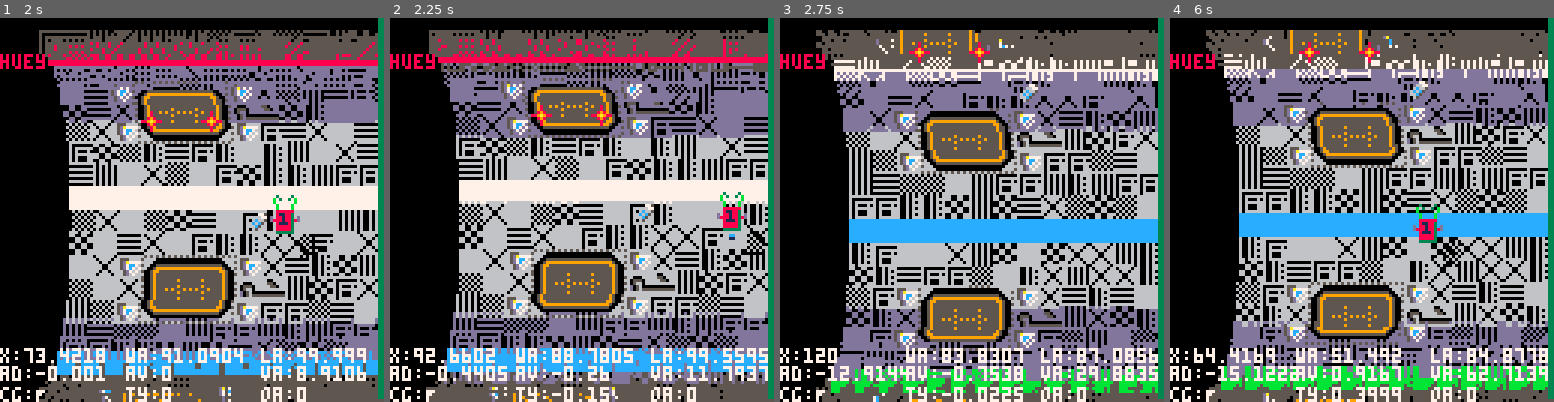
Above: before the commit, frames 1-4 (left to right).
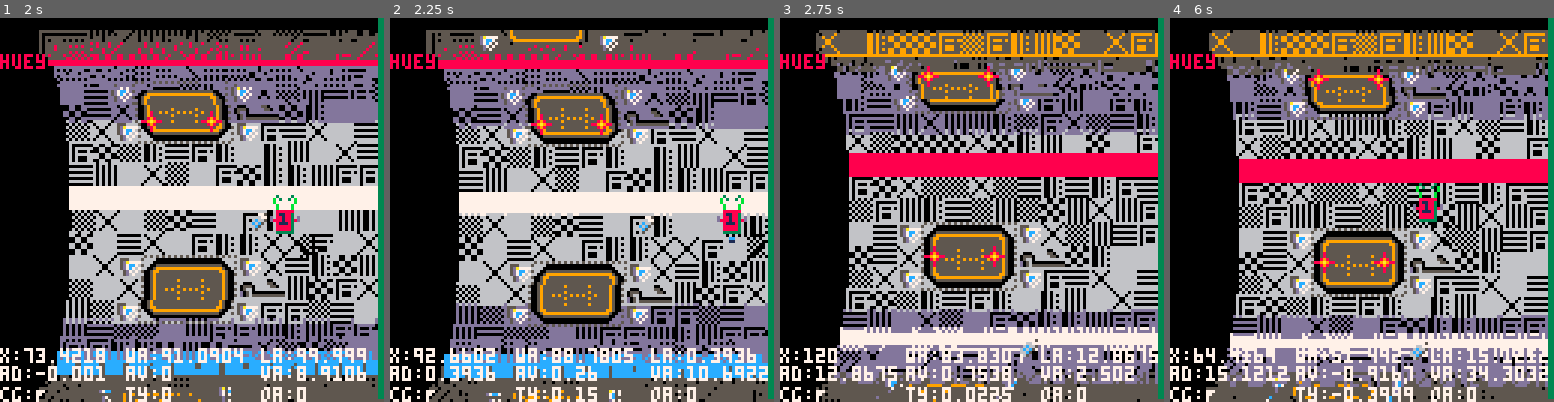
Above: after the commit, the same moments.

Repository: wstephenson/pico8-statlimp
Game: PICO-8 cartridge sl.p8
Two runs of this game, one before a commit and one after it. Both use one fixed random seed, a clock stepped at 60 frames per second and the inputs below.
Inputs:
- Up to frame 1 (2 s): tap X (X key) at 0.33, 1.07, 1.85 s; tap O (Z key) at 0.7, 1.7 s; hold Right from 1.6 s (still down)
- Up to frame 2 (2.25 s): release Right at 2.1 s; tap O (Z key) at 2.1 s; hold Up from 2.15 s (still down)
- Up to frame 3 (2.75 s): release Up at 2.42 s; hold Right from 2.47 s (still down); tap O (Z key) at 2.5 s
- Up to frame 4 (6 s): tap O (Z key) every 0.4 s from 2.9 to 5.7 s; tap X (X key) at 2.97, 4.08, 5.2 s; release Right at 3.03 s; hold Left 3.08-3.58 s; hold Down 3.63-3.97 s; hold Right 4.02-4.68 s; hold Up 4.73-5.03 s; hold Left 5.08-5.68 s; hold Down from 5.73 s (still down)

Frame 1 is identical in both runs. In frame 2, 36% of the frame differs, in the area x 9-99%, y 3-100%; in frame 3, 50%; in frame 4, 51%.

Commit message:
invert y controls

Diff:
--- a/sl.p8
+++ b/sl.p8
@@ -824,11 +824,11 @@
 	-- y thrust
 	if(self.tyneg)then
 		self:consume_fuel()
-		self.ty=max(self.ty-tinc, -tmax)
+		self.ty=min(self.ty+tinc, tmax)
 	else
 		if(self.typos)then
 			self:consume_fuel()
-			self.ty=min(self.ty+tinc, tmax)
+			self.ty=max(self.ty-tinc, -tmax)
 		else
 			if(abs(self.ty)<0.01)then
 				self.ty=0
